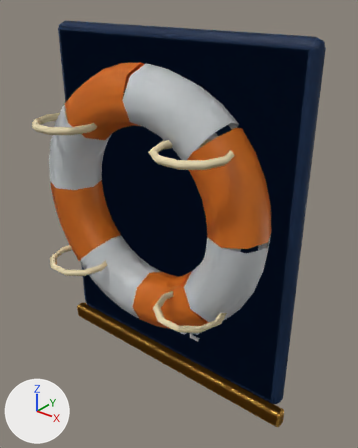
Before and after pictures for a commit that changed the Blender file art/blender/aqua_life_ring.blend.
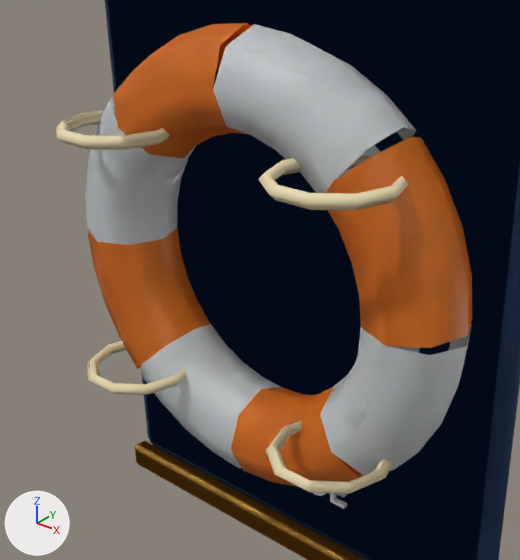
Each version is shown whole from a 50 mm lens placed at (0.974, -1.14, 0.688), pointed at (0.083, -0.026, -0.002), then close up on the part from 0% to 83% of the width and 11% to 83% of the height. The axes (+X, +Y, +Z) are drawn at lower left. The lights are the same throughout. The last two pictures show the newer version.

The first close-up shows 'Grab0', 'Grab1', 'Grab2', 'Grab3', 'LifeRing', 'Plaque' and 1 more.
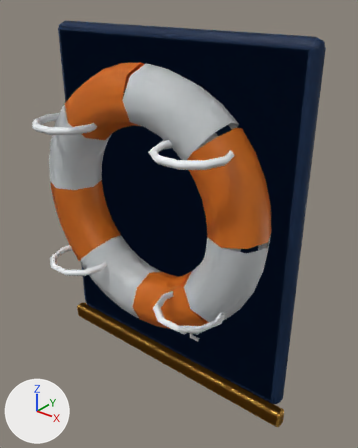
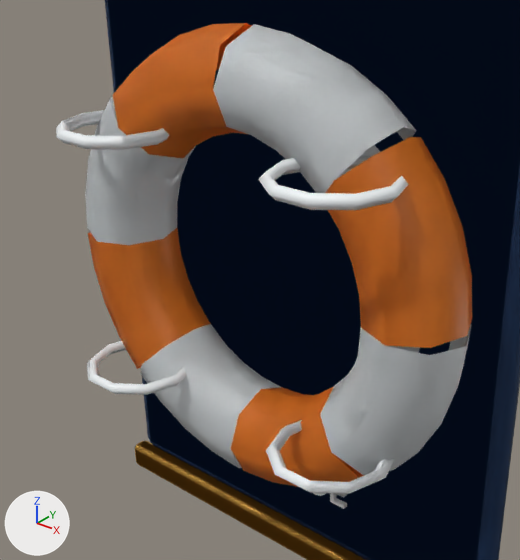
Edits to the scene script, one JSON object a line:
```json
{"block": "me_grab0", "where": "me_grab0.from_pydata(...)  # 40 vertices, 40 faces; spans x -0.112..0.112, y -0.107..0.107, z -0.012..0.012"}
{"op": "remove", "block": "me_grab0", "code": "me_grab0.materials.append(mat_ropecream)  # beige #e8d9b0"}
{"op": "add", "block": "me_grab0", "code": "me_grab0.materials.append(mat_white)  # white #f2f6f8"}
{"block": "me_grab1", "where": "me_grab1.from_pydata(...)  # 40 vertices, 40 faces; spans x -0.112..0.112, y -0.107..0.107, z -0.012..0.012"}
{"op": "remove", "block": "me_grab1", "code": "me_grab1.materials.append(mat_ropecream)  # beige #e8d9b0"}
{"op": "add", "block": "me_grab1", "code": "me_grab1.materials.append(mat_white)  # white #f2f6f8"}
{"block": "me_grab2", "where": "me_grab2.from_pydata(...)  # 40 vertices, 40 faces; spans x -0.112..0.112, y -0.107..0.107, z -0.012..0.012"}
{"op": "remove", "block": "me_grab2", "code": "me_grab2.materials.append(mat_ropecream)  # beige #e8d9b0"}
{"op": "add", "block": "me_grab2", "code": "me_grab2.materials.append(mat_white)  # white #f2f6f8"}
{"block": "me_grab3", "where": "me_grab3.from_pydata(...)  # 40 vertices, 40 faces; spans x -0.112..0.112, y -0.107..0.107, z -0.012..0.012"}
{"op": "remove", "block": "me_grab3", "code": "me_grab3.materials.append(mat_ropecream)  # beige #e8d9b0"}
{"op": "add", "block": "me_grab3", "code": "me_grab3.materials.append(mat_white)  # white #f2f6f8"}
{"block": "me_lifering", "where": "me_lifering.from_pydata(...)  # 1140 vertices, 915 faces; spans x -0.495..0.495, y -0.277..0.06, z -0.63..0.575"}
{"block": "me_lifering", "where": "# used by ob_lifering; location = (0.0, 0.0, 0.0)"}
{"block": "me_lifering", "change": "me_lifering part 1: all 160 faces that had it switch from mat_ropecream (beige #e8d9b0) to mat_white (white #f2f6f8)"}
```

What differs and where, as boxes [x1, y1, x2, y2] in the close-ups (520 x 560 px):
```json
{"object": "Grab2", "change": "recoloured", "before": [87, 341, 187, 394], "after": [87, 341, 187, 394], "on screen": "beige to white"}
{"object": "Grab3", "change": "recoloured", "before": [266, 422, 393, 492], "after": [266, 422, 393, 492]}
{"object": "Grab1", "change": "recoloured", "before": [58, 109, 169, 150], "after": [58, 109, 169, 150], "on screen": "beige to white"}
{"object": "Grab0", "change": "recoloured", "before": [269, 164, 399, 210], "after": [269, 164, 399, 210]}
{"part": 1, "of": "me_lifering", "change": "recoloured", "before": [56, 109, 409, 494], "after": [56, 109, 409, 494]}
```
